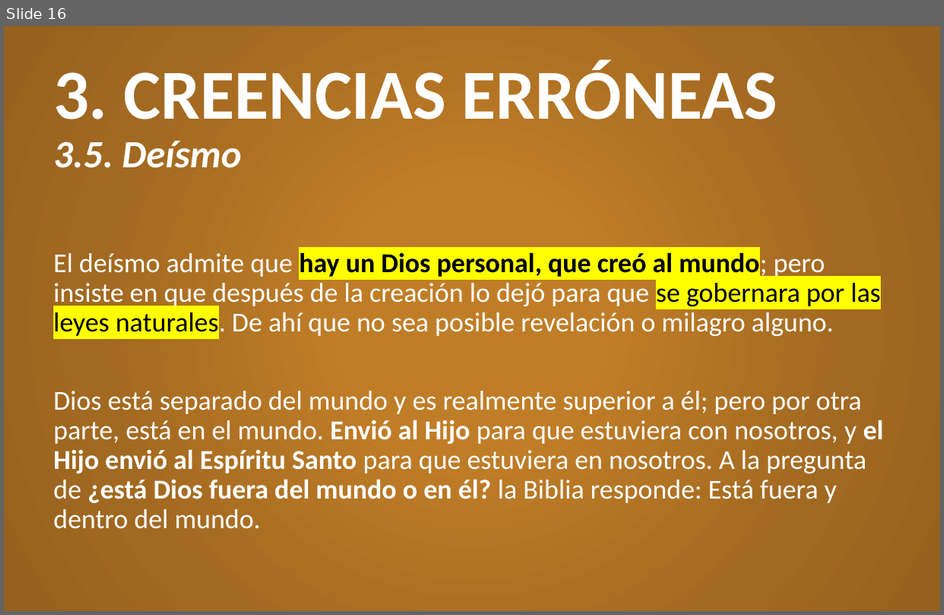
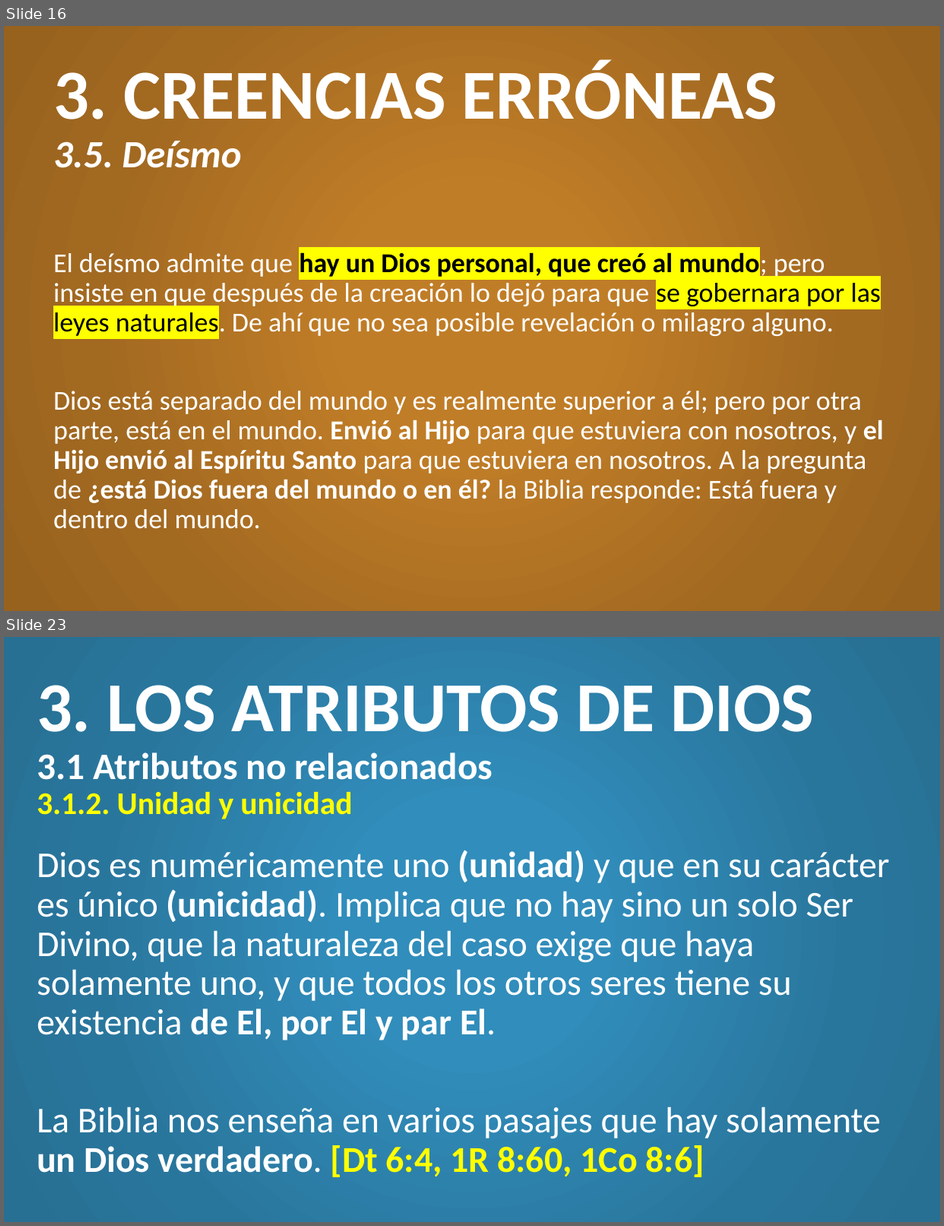
Before and after one commit to CreyTuning/documents, a slide deck: slideshow/Teologia Sistematica y Biblica - Myer Pearlman/Clases/4. Dios.pptx. Shown one above the other, each under a label of ours: slide 16 before the commit, slides 16 and 23 after it; the slides between them are not shown. The pictures are 944x615 and 944x1226 pixels, drawn with LibreOffice and Linux fonts; fonts in the diff are those of the drawing. Boxes give left, top, right and bottom in pixels: in the first picture for what was removed or moved away, otherwise in the second. Text is boxed around its words. In the diff, an @@ line names an element or a change of style, - is before the commit and + after.

Commit message:
4. Dios (Parte 2) y Examen 1

```diff
--- a/slideshow/Teologia Sistematica y Biblica - Myer Pearlman/Clases/4. Dios.pptx
+++ b/slideshow/Teologia Sistematica y Biblica - Myer Pearlman/Clases/4. Dios.pptx
@@ slide 23 added at (4, 637, 940, 1222), background gradient #318DBB to #29769D to #276F93 @@
@@ title added at (37, 685, 814, 819), 28.8 pt, text #FFFFFF, bold @@
+3. LOS ATRIBUTOS DE DIOS
+3.1 Atributos no relacionados
+3.1.2. Unidad y unicidad
@@ text added at (37, 850, 890, 1177), 28 pt, text #FFFFFF @@
+Dios es numéricamente uno (unidad) y que en su carácter es único (unicidad). Implica que no hay sino un solo Ser Divino, que la naturaleza del caso exige que haya solamente uno, y que todos los otros seres tiene su existencia de El, por El y par El.
+La Biblia nos enseña en varios pasajes que hay solamente un Dios verdadero. [Dt 6:4, 1R 8:60, 1Co 8:6]
```
Also in this commit, not shown: 11 other slides added, 2 other files.
